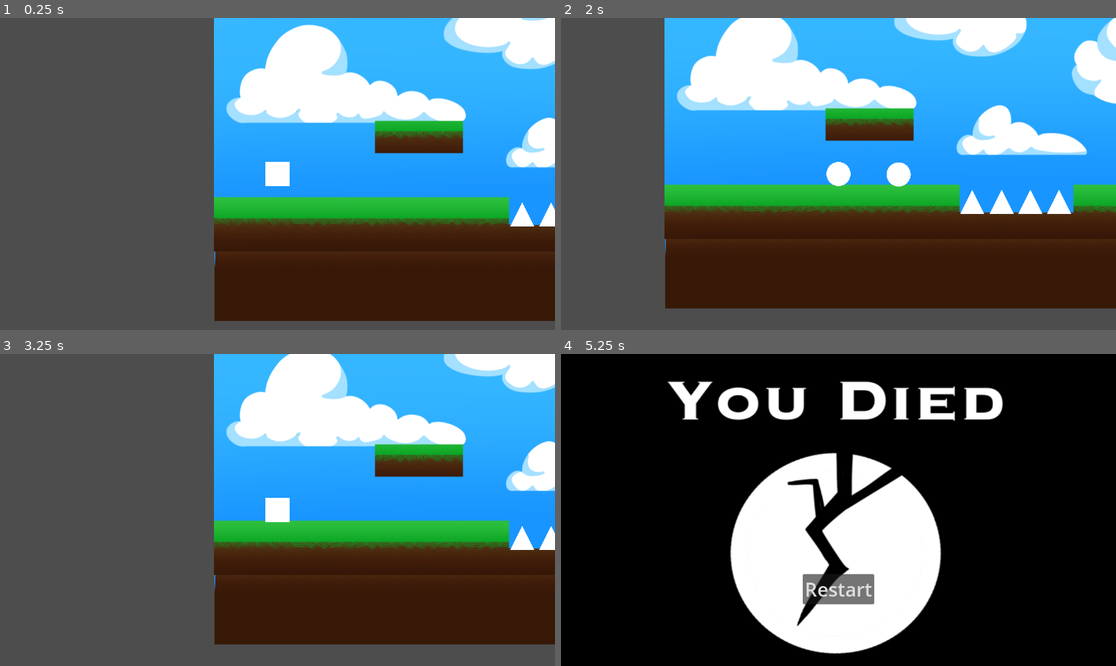
Above: before the commit, frames 1-4 (two rows, left to right).
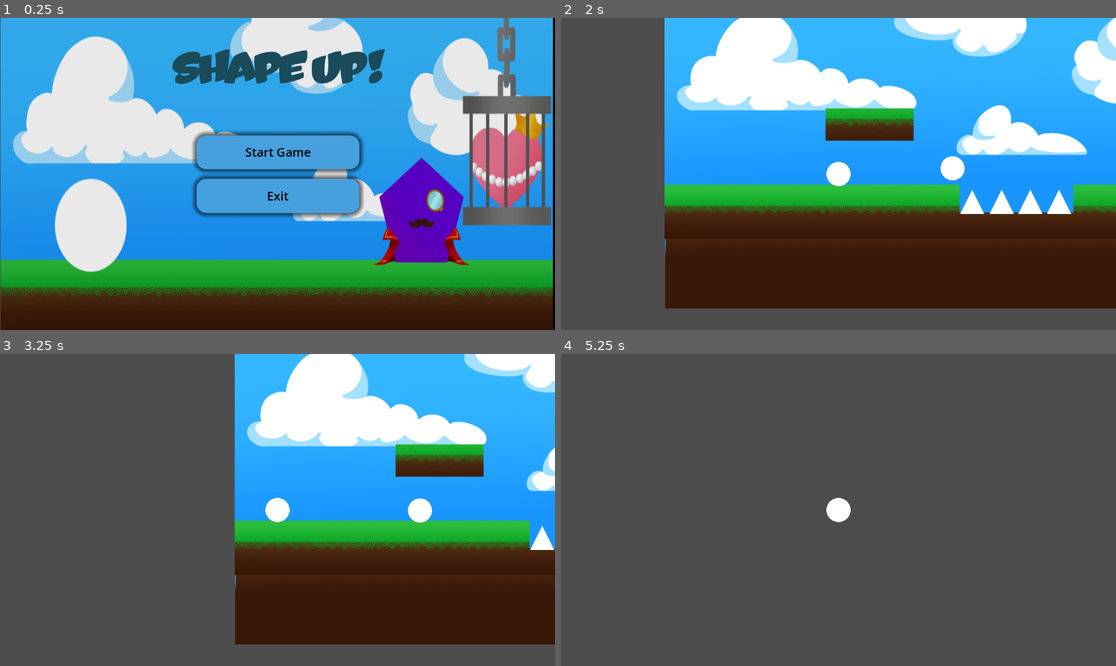
Above: after the commit, the same moments.

Repository: vmaye002-debug/shape-shifter
Game: Godot game, scene res://Menu.tscn
Two runs of this game, one before a commit and one after it. Both use one fixed random seed, a clock stepped at 60 frames per second and the inputs below. Before the commit the project starts from res://main.tscn.
Inputs (mouse positions are in pixels of both pictures, inside the frame that each line leads up to):
- Up to frame 1 (0.25 s): no input
- Up to frame 2 (2 s): click (838, 152) at 0.5 s, where only the run after the commit has a clickable "Start Game"; hold D (right) from 1.28 s (still down); hold 3 (circle) from 1.28 s (still down)
- Up to frame 3 (3.25 s): release D (right) at 2.03 s; release 3 (circle) at 2.03 s; hold A (left) 2.03-2.75 s; tap Space (space) at 2.1 s; click (277, 588) at 2.75 s, where only the run before the commit has a clickable "Restart"
- Up to frame 4 (5.25 s): hold 1 (square) 3.53-4.28 s; hold D (right) 3.53-5.03 s; tap 2 (triangle) at 4.35 s; hold A (left) from 5.03 s (still down); hold 3 (circle) from 5.03 s (still down)

The runs differ from the first frame. In frame 1, 86% of the frame differs, in the area x 0-100%, y 0-100%; in frame 2, 0.5%; in frame 3, 10%; in frame 4, 100%.

Commit message:
pentagone

Diff:
--- a/Level4.tscn
+++ b/Level4.tscn
@@ -21,31 +21,31 @@
 [node name="StaticBody2D" type="StaticBody2D" parent="."]
 
 [node name="Img1308" type="Sprite2D" parent="StaticBody2D"]
-position = Vector2(-287, 476)
+position = Vector2(140, 462)
 texture = ExtResource("1_yqqjl")
 
 [node name="Img1309" type="Sprite2D" parent="StaticBody2D"]
-position = Vector2(-285, 74)
+position = Vector2(142, 59)
 texture = ExtResource("2_gkwbp")
 
 [node name="Img1310" type="Sprite2D" parent="StaticBody2D"]
-position = Vector2(-287, 304)
+position = Vector2(140, 289)
 texture = ExtResource("3_nj7ao")
 
 [node name="Img1305" type="Sprite2D" parent="StaticBody2D"]
-position = Vector2(728, 474)
+position = Vector2(1165, 462)
 texture = ExtResource("1_yqqjl")
 
 [node name="Img1306" type="Sprite2D" parent="StaticBody2D"]
-position = Vector2(730, 72)
+position = Vector2(1167, 59)
 texture = ExtResource("2_gkwbp")
 
 [node name="Img1307" type="Sprite2D" parent="StaticBody2D"]
-position = Vector2(728, 302)
+position = Vector2(1165, 289)
 texture = ExtResource("3_nj7ao")
 
 [node name="Img1304" type="Sprite2D" parent="StaticBody2D"]
-position = Vector2(1825, 477)
+position = Vector2(1825, 462)
 texture = ExtResource("1_yqqjl")
 
 [node name="Img1303" type="Sprite2D" parent="StaticBody2D"]
@@ -57,7 +57,7 @@
 texture = ExtResource("3_nj7ao")
 
 [node name="Img1311" type="Sprite2D" parent="StaticBody2D"]
-position = Vector2(3313, 477)
+position = Vector2(3313, 462)
 texture = ExtResource("1_yqqjl")
 
 [node name="Img1312" type="Sprite2D" parent="StaticBody2D"]
--- a/Menu.tscn
+++ b/Menu.tscn
@@ -94,7 +94,7 @@
 theme_override_styles/pressed = SubResource("StyleBoxFlat_ylpcl")
 theme_override_styles/hover = SubResource("StyleBoxFlat_cx167")
 theme_override_styles/focus = SubResource("StyleBoxEmpty_dolsu")
-text = "GET TF OUTTA HERE-"
+text = "Exit"
 
 [node name="Label" type="Label" parent="."]
 layout_mode = 1
--- a/project.godot
+++ b/project.godot
@@ -11,7 +11,7 @@
 [application]
 
 config/name="ShapeShifter"
-run/main_scene="uid://3fytn1wf2xio"
+run/main_scene="uid://d08jg36au575w"
 config/features=PackedStringArray("4.5", "Forward Plus")
 config/icon="res://icon.svg"
 
Binary file added: Circle Enemy/Cage.png
Not shown, added: Circle Enemy/Cage.png.import
Binary file added: Circle Enemy/Count Pentagon.png
Not shown, added: Circle Enemy/Count Pentagon.png.import
Not shown: 1 places in Level4.tscn that only renumber resources
